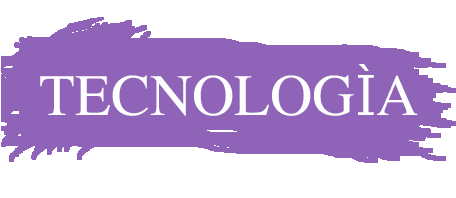
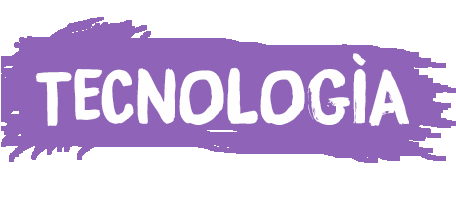
Layer changes from the first 456 × 198 image to the second:
painted on "TECNOLOGÌA" over (35, 53, 418, 126)
